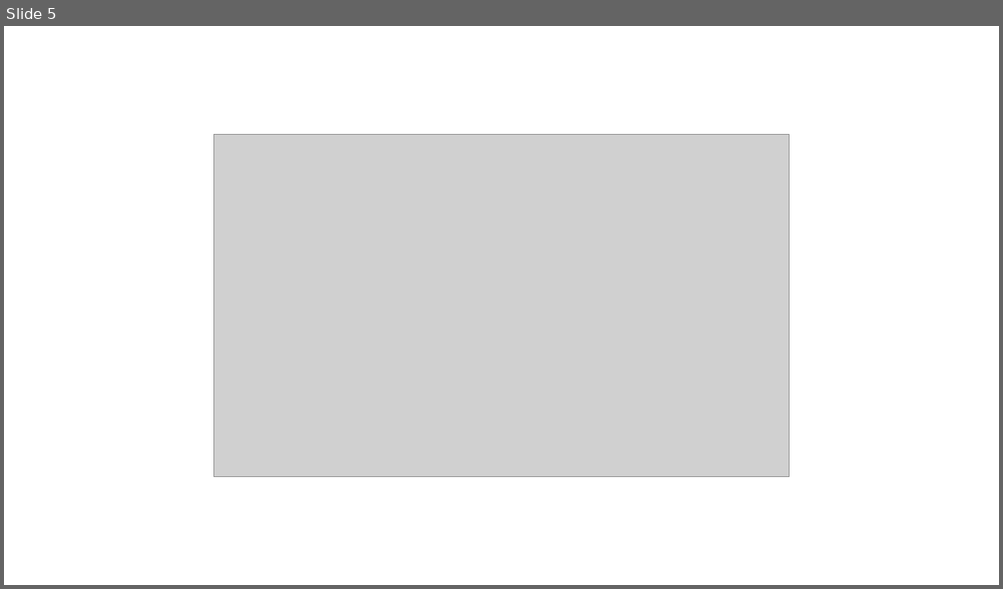
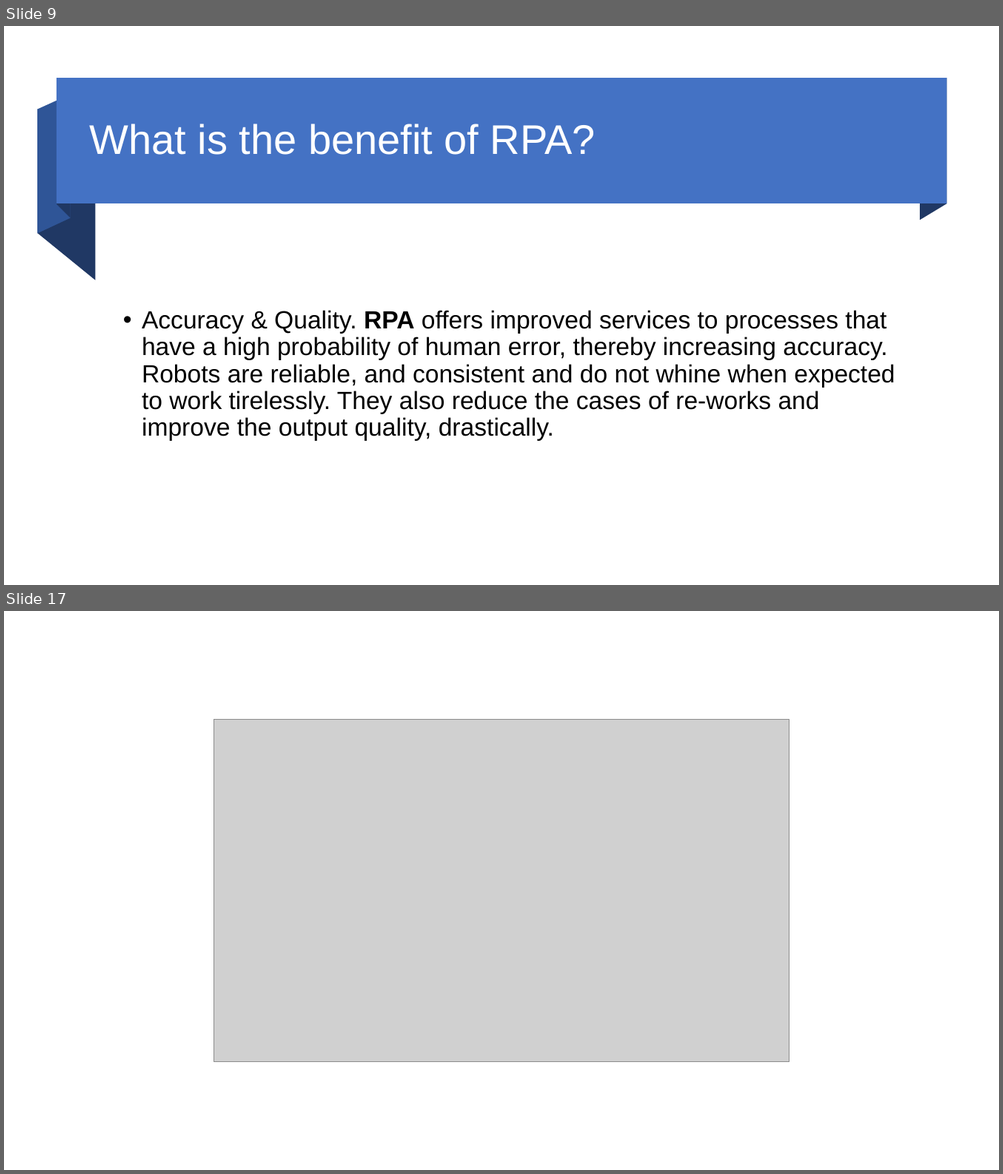
Before and after one commit to gdssclasses/gdss, a slide deck: RPA.pptx. Shown one above the other, each under a label of ours: slide 5 before the commit, slides 9 and 17 after it; the slides between them are not shown. The pictures are 1003x589 and 1003x1174 pixels, drawn with LibreOffice and Linux fonts; fonts in the diff are those of the drawing; grey boxes stand for pictures. Boxes give left, top, right and bottom in pixels: in the first picture for what was removed or moved away, otherwise in the second. Text is boxed around its words. In the diff, an @@ line names an element or a change of style, - is before the commit and + after.

```diff
--- a/RPA.pptx
+++ b/RPA.pptx
@@ slide 9 added at (4, 26, 999, 585), background #FFFFFF @@
@@ rectangle added at (57, 79, 946, 204), fill #4472C4 @@
@@ freeform shape added at (57, 79, 71, 218), fill #203864 @@
@@ freeform shape added at (919, 79, 946, 221), fill #203864 @@
@@ freeform shape added at (37, 110, 96, 281), fill #203864 @@
@@ freeform shape added at (37, 95, 71, 234), fill #2F5597 @@
@@ title added at (90, 124, 595, 155), 40 pt, text #FFFFFF @@
+What is the benefit of RPA?
@@ text added at (142, 310, 894, 441), 24 pt, text #000000 @@
+• Accuracy & Quality. RPA offers improved services to processes that have a high probability of human error, thereby increasing accuracy. Robots are reliable, and consistent and do not whine when expected to work tirelessly. They also reduce the cases of re-works and improve the output quality, drastically.
@@ what was slide 5 is now slide 17 @@
```
Also in this commit, not shown: 2 slides changed, 17 other slides added, 5 slides removed.
